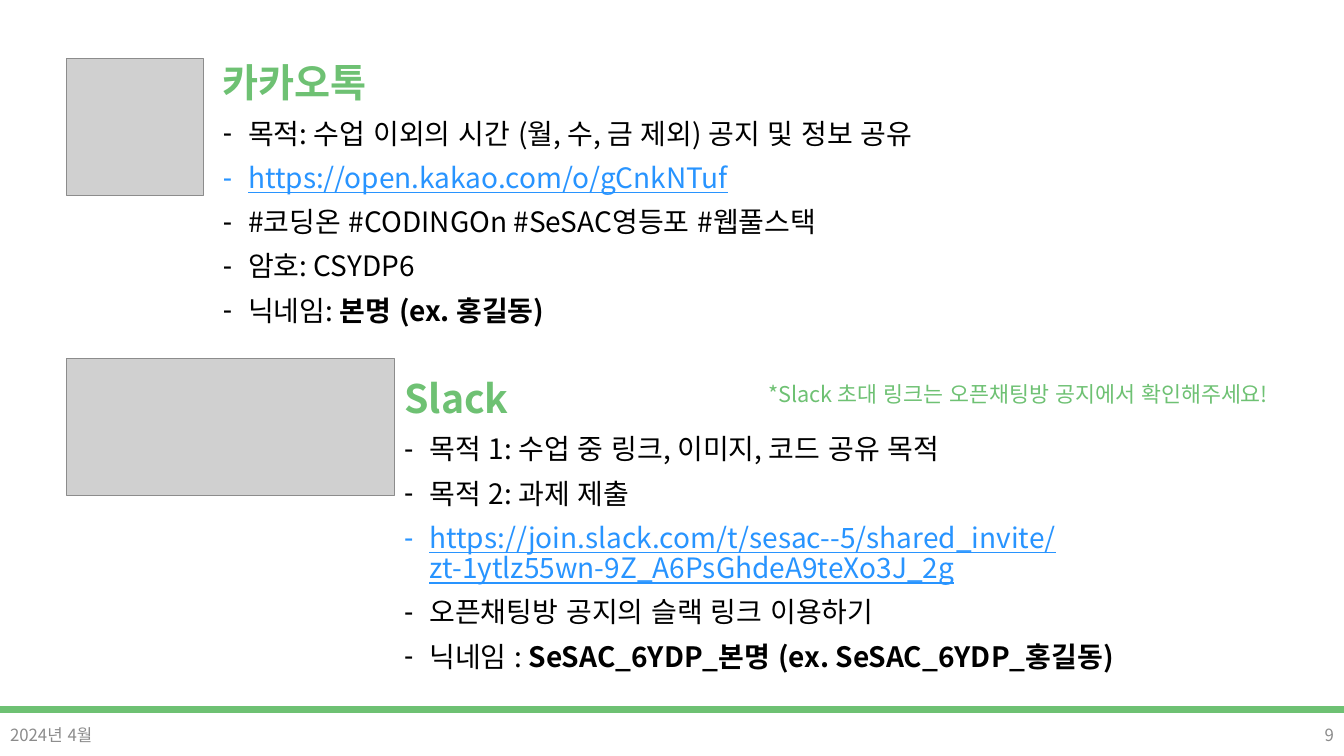
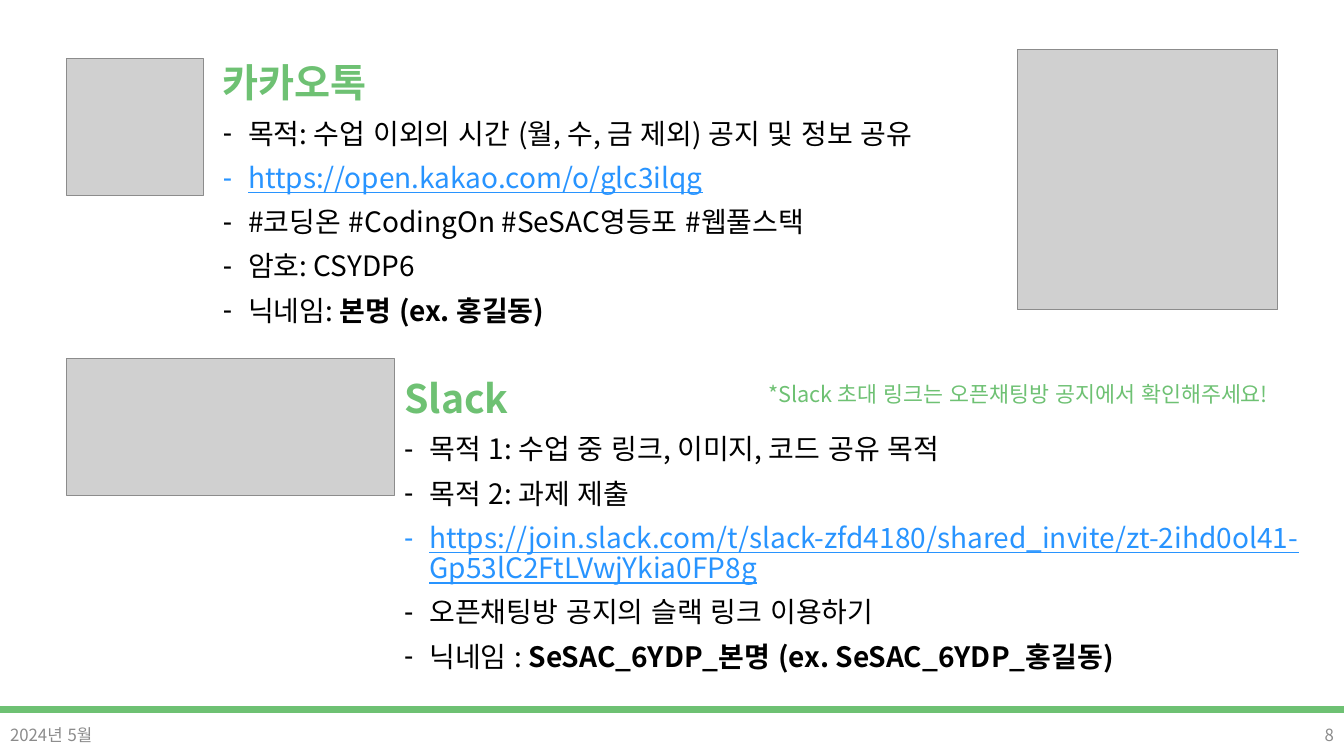
Before and after one commit to DevDamon0527/SeSAC_Yeongdeungpo_Campus_6th, a slide deck: slide 8 of material/[SeSAC_YDP_6] 01_ot,git.pptx (slide 9 before the commit). Drawn at 1344x756 pixels with LibreOffice and Linux fonts; fonts in the diff are those of the drawing; grey boxes stand for pictures; background and template pictures are left out. Boxes give left, top, right and bottom in pixels: in the first picture for what was removed or moved away, otherwise in the second. Text is boxed around its words. In the diff, an @@ line names an element or a change of style, - is before the commit and + after.

```diff
--- a/material/[SeSAC_YDP_6] 01_ot,git.pptx
+++ b/material/[SeSAC_YDP_6] 01_ot,git.pptx
@@ picture added at bbox=[1017, 49, 1278, 311] @@
@@ text at bbox=[248, 165, 805, 239]: text changed @@
-– https://open.kakao.com/o/gCnkNTuf
-– #코딩온 #CODINGOn #SeSAC영등포 #웹풀스택
+– https://open.kakao.com/o/glc3ilqg
+– #코딩온 #CodingOn #SeSAC영등포 #웹풀스택
@@ text at bbox=[429, 525, 1297, 585]: text changed @@
-– https://join.slack.com/t/sesac--5/shared_invite/zt-1ytlz55wn-9Z_A6PsGhdeA9teXo3J_2g
+– https://join.slack.com/t/slack-zfd4180/shared_invite/zt-2ihd0ol41-Gp53lC2FtLVwjYkia0FP8g
@@ text at bbox=[10, 727, 93, 742]: text changed @@
-2024년 4월
+2024년 5월
```
Also in this commit, not shown: 29 other slides changed, 5 slides added, 4 slides removed.
